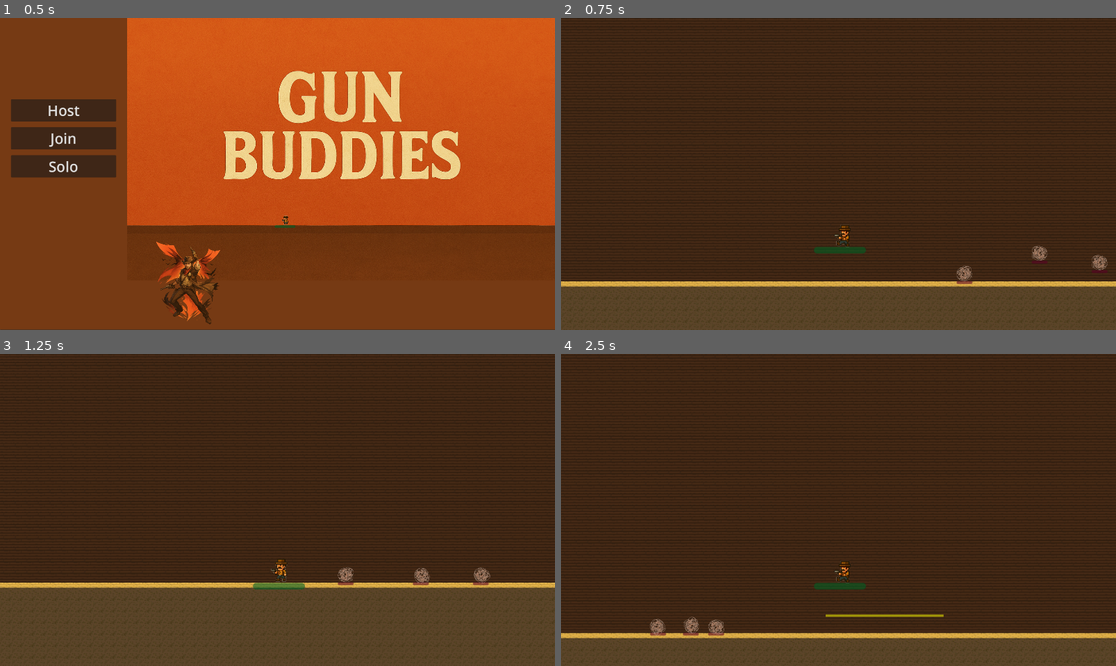
Above: before the commit, frames 1-4 (two rows, left to right).
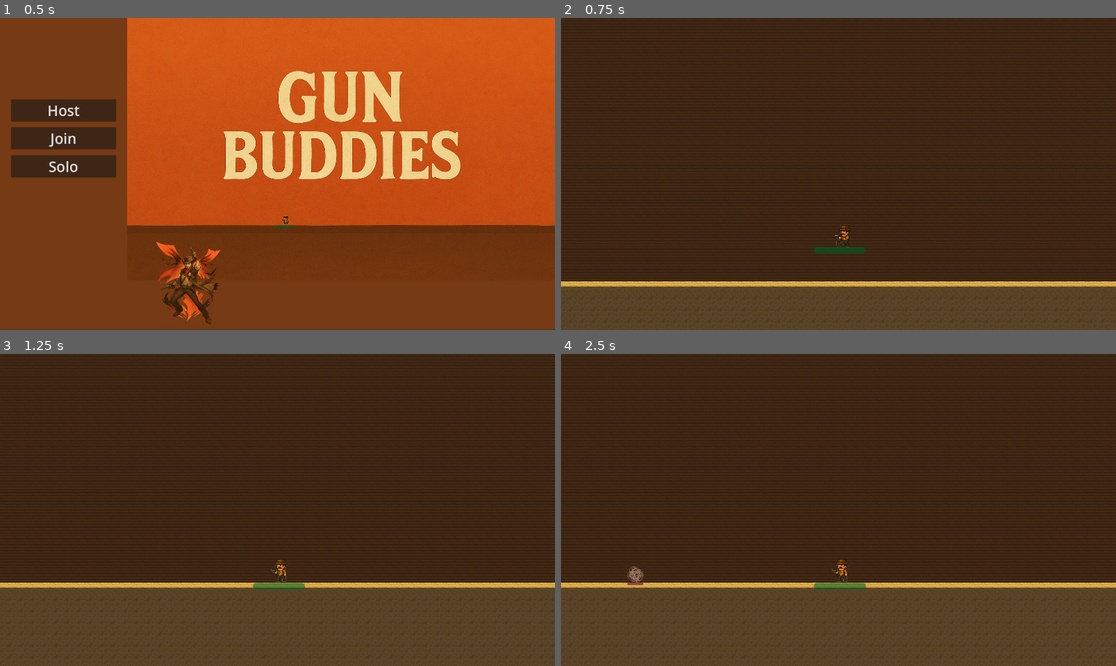
Above: after the commit, the same moments.

Repository: EdisonLing/Gun-Buddies
Game: Godot game, scene res://scenes/StartScreen.tscn
Two runs of this game, one before a commit and one after it. Both use one fixed random seed, a clock stepped at 60 frames per second and the inputs below.
Inputs (mouse positions are in pixels of both pictures, inside the frame that each line leads up to):
- Up to frame 1 (0.5 s): no input
- Up to frame 2 (0.75 s): click "Solo" at 0.5 s
- Up to frame 3 (1.25 s): no input
- Up to frame 4 (2.5 s): tap Enter (ui_accept) at 1.25, 1.35, 2.3 s; move the mouse to (960, 494) at 1.27 s; hold Right (ui_right) from 1.28 s (still down); tap Space (jump, bound only after the commit) at 1.52, 1.55, 1.82, 2.1, 2.27 s; move the mouse to (727, 525) at 2.02 s

Frame 1 is identical in both runs. In frame 2, 0.3% of the frame differs, in the area x 71-99%, y 73-86%; in frame 3, 0.3%; in frame 4, 16%, in the area x 0-100%, y 65-92%.

Commit message:
Add enemy spawn - press enter to spawn
NOTE: setup for wave spawning and logic is implemented, but not complete yet

Introduces SpawnerPath node and script to handle enemy wave spawning along a path, with logic to avoid spawning near the player. Updates input actions for movement and jumping, and removes static mob instances from the main game scene in favor of dynamic spawning.

Diff:
--- a/entities/characters/bases/player_base.gd
+++ b/entities/characters/bases/player_base.gd
@@ -27,11 +27,11 @@
 	#queue_free()
 
 func _physics_process(delta: float) -> void:
-	var dir_x := Input.get_axis("ui_left", "ui_right")
+	var dir_x := Input.get_axis("move_left", "move_right")
 
 	if not is_on_floor():
 		velocity += get_gravity() * delta
-	if Input.is_action_just_pressed("ui_accept") and is_on_floor():
+	if Input.is_action_just_pressed("jump") and is_on_floor():
 		velocity.y = jump_velocity
 
 	velocity.x = dir_x * speed
--- a/project.godot
+++ b/project.godot
@@ -56,3 +56,28 @@
 "events": [Object(InputEventMouseButton,"resource_local_to_scene":false,"resource_name":"","device":-1,"window_id":0,"a …(253 unchanged characters)…
 ]
 }
+"start wave"={
+"deadzone": 0.2,
+"events": [Object(InputEventKey,"resource_local_to_scene":false,"resource_name":"","device":-1,"window_id":0,"alt_pressed":false,"shift_pressed":false,"ctrl_pressed":false,"meta_pressed":false,"pressed":false,"keycode":0,"physical_keycode":4194309,"key_label":0,"unicode":0,"location":0,"echo":false,"script":null)
+]
+}
+move_left={
+"deadzone": 0.2,
+"events": [Object(InputEventKey,"resource_local_to_scene":false,"resource_name":"","device":-1,"window_id":0,"alt_pressed":false,"shift_pressed":false,"ctrl_pressed":false,"meta_pressed":false,"pressed":false,"keycode":0,"physical_keycode":65,"key_label":0,"unicode":97,"location":0,"echo":false,"script":null)
+]
+}
+move_right={
+"deadzone": 0.2,
+"events": [Object(InputEventKey,"resource_local_to_scene":false,"resource_name":"","device":-1,"window_id":0,"alt_pressed":false,"shift_pressed":false,"ctrl_pressed":false,"meta_pressed":false,"pressed":false,"keycode":0,"physical_keycode":68,"key_label":0,"unicode":100,"location":0,"echo":false,"script":null)
+]
+}
+move_down={
+"deadzone": 0.2,
+"events": [Object(InputEventKey,"resource_local_to_scene":false,"resource_name":"","device":-1,"window_id":0,"alt_pressed":false,"shift_pressed":false,"ctrl_pressed":false,"meta_pressed":false,"pressed":false,"keycode":0,"physical_keycode":83,"key_label":0,"unicode":115,"location":0,"echo":false,"script":null)
+]
+}
+jump={
+"deadzone": 0.2,
+"events": [Object(InputEventKey,"resource_local_to_scene":false,"resource_name":"","device":-1,"window_id":0,"alt_pressed":false,"shift_pressed":false,"ctrl_pressed":false,"meta_pressed":false,"pressed":false,"keycode":0,"physical_keycode":32,"key_label":0,"unicode":32,"location":0,"echo":false,"script":null)
+]
+}
--- a/scenes/game.tscn
+++ b/scenes/game.tscn
@@ -4,8 +4,8 @@
 [ext_resource type="Texture2D" uid="uid://o3poyjqmxfjl" path="res://assets/sprites/tiles/Tileset.png" id="2_aug50"]
 [ext_resource type="PackedScene" uid="uid://blrki4cyt4ydl" path="res://scenes/platform.tscn" id="2_s0nni"]
 [ext_resource type="PackedScene" uid="uid://bjtd6enqnx1q5" path="res://entities/characters/Sheriff.tscn" id="3_aug50"]
-[ext_resource type="PackedScene" uid="uid://b46ttg6on872o" path="res://entities/mobs/TumbleWeedMob.tscn" id="4_kiw3p"]
 [ext_resource type="Script" uid="uid://cvcnbua5k2vm1" path="res://scenes/run_manager.gd" id="6_p57ef"]
+[ext_resource type="Script" uid="uid://dqxdpi2nuemv1" path="res://scenes/spawner_path.gd" id="7_u5sy4"]
 
 [sub_resource type="TileSetAtlasSource" id="TileSetAtlasSource_lnu2h"]
 texture = ExtResource("1_78awf")
@@ -69,17 +69,12 @@
 scale = Vector2(3.8, 1)
 zoom = Vector2(2.5, 2.5)
 
-[node name="TumbleWeedMob" parent="." instance=ExtResource("4_kiw3p")]
-position = Vector2(714, 1006)
-
-[node name="TumbleWeedMob2" parent="." instance=ExtResource("4_kiw3p")]
-position = Vector2(797, 1019)
-
-[node name="TumbleWeedMob3" parent="." instance=ExtResource("4_kiw3p")]
-position = Vector2(610, 1036)
-
-[node name="SpawnerPath" type="Path2D" parent="."]
+[node name="SpawnerPath" type="Path2D" parent="." node_paths=PackedStringArray("player")]
+unique_name_in_owner = true
 curve = SubResource("Curve2D_p57ef")
+script = ExtResource("7_u5sy4")
+min_spawn_distance = 100.0
+player = NodePath("../Sheriff")
 
 [node name="PathFollow2D" type="PathFollow2D" parent="SpawnerPath"]
 position = Vector2(952, 1040)
--- /dev/null
+++ b/scenes/spawner_path.gd
@@ -0,0 +1,104 @@
+extends Path2D
+
+#update as new mobs are implemented
+const num_bosses = 0
+const num_minibosses = 0
+const num_strong_enemies = 0
+const num_weak_enemies = 1
+
+
+
+@export var min_spawn_distance: float = 10 #radius around player that enemies cannot spawn in
+@export var player: PlayerBase
+
+# Called when the node enters the scene tree for the first time.
+func _ready() -> void:
+	pass # Replace with function body.
+
+
+# Called every frame. 'delta' is the elapsed time since the previous frame.
+func _process(delta: float) -> void:
+	#start first wave logic
+	if(Input.is_action_just_pressed("start wave")):
+		spawn_wave(3)
+
+func spawn_wave(optional_spawn_count: int = 0): #if -1, spawn according to score, otherwise spawn x amount of tumbleweed (only used for first wave)
+	if(optional_spawn_count > 0):
+		var mob_scene = load("res://entities/mobs/TumbleWeedMob.tscn")
+		for i in optional_spawn_count:
+			var mob_instance = mob_scene.instantiate()
+			mob_instance.position = get_random_spawn_position()
+			add_child(mob_instance)
+		return
+
+	print("spawn_wave - temp: initiate spawn wave")
+	var spawn_list: Dictionary = get_mob_type_spawn_list()
+
+	for mob_type in spawn_list.keys():
+		var mob_count: int = spawn_list[mob_type]
+
+		for i in mob_count:
+			var mob_scene: PackedScene = helper_get_mob(mob_type)
+			if mob_scene:
+				var mob_instance = mob_scene.instantiate()
+				mob_instance.position = get_random_spawn_position()
+				add_child(mob_instance)
+
+func helper_get_mob(mob_type: String):
+	if mob_type == "Boss":
+		pass #TODO return a random boss mob to spawn
+	elif mob_type == "Mini Boss":
+		pass #TODO return a random mini boss mob to spawn
+	elif mob_type == "Strong Enemy":
+		pass #TODO return a random mini boss mob to spawn
+	else:
+		var mob_index = randi() % num_weak_enemies
+		match mob_index:
+			0:
+				var tumbleweed = load("res://entities/mobs/TumbleWeedMob.tscn")
+				return tumbleweed
+	print("helper_get_mob: defaulted to tumbleweed (unexpected)")
+	return load("res://entities/mobs/TumbleWeedMob.tscn")
+
+#chooses which mobs spawn as a function of game score
+func get_mob_type_spawn_list():
+	var temp_score = RunManager.score
+
+	var mob_spawn_dict = {"Boss": 0,
+	"Mini Boss": 0,
+	"Strong Enemy": 0,
+	"Weak Enemy": 0
+	}
+
+	#spawn logic to populate dictionary
+	while(temp_score >= 100 and num_bosses):
+		mob_spawn_dict["Boss"] += 1
+		temp_score -= 100
+	while(temp_score >= 50 and num_minibosses):
+		mob_spawn_dict["Mini Boss"] += 1
+		temp_score -= 50
+	while(temp_score >= 10 and num_strong_enemies):
+		mob_spawn_dict["Strong Enemy"] += 1
+		temp_score -= 10
+	while(temp_score >= 1 and num_weak_enemies):
+		mob_spawn_dict["Weak Enemy"] += 1
+		temp_score -= 1
+	if temp_score > 0:
+		print("get_spawn_list: spawning logic did not use up all of score (unexpected)")
+
+func get_random_spawn_position() -> Vector2:
+	var attempt_count: int = 0
+	while(true):
+		attempt_count += 1
+		$PathFollow2D.progress_ratio = randf()
+		if(is_instance_valid(player) and distance_between_points($PathFollow2D.global_position, player.global_position) > min_spawn_distance):
+			return $PathFollow2D.global_position
+		elif(!is_instance_valid(player) or attempt_count > 5): return $PathFollow2D.global_position
+		else:
+			print("SpawnerPath: stopped mob spawn near player")
+	return $PathFollow2D.global_position
+
+#helper
+func distance_between_points(first: Vector2, second: Vector2) -> float:
+	var distance = sqrt(pow((second.x - first.x), 2) + pow((second.y - first.y), 2))
+	return distance
Not shown, added: scenes/spawner_path.gd.uid
